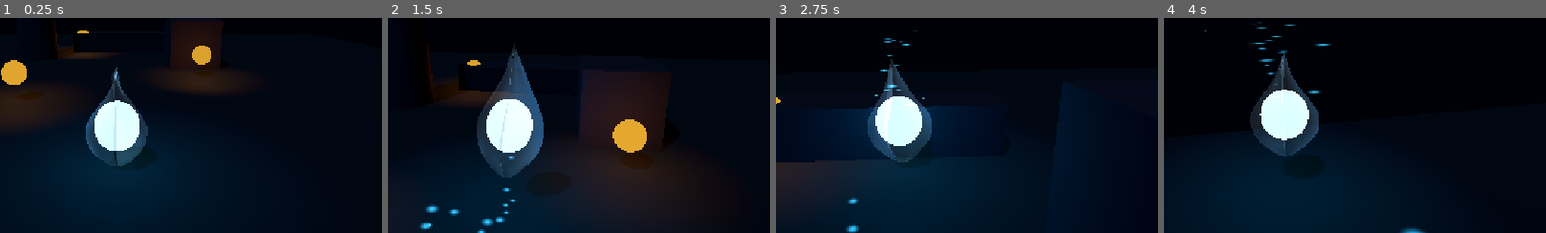
Above: before the commit, frames 1-4 (left to right).
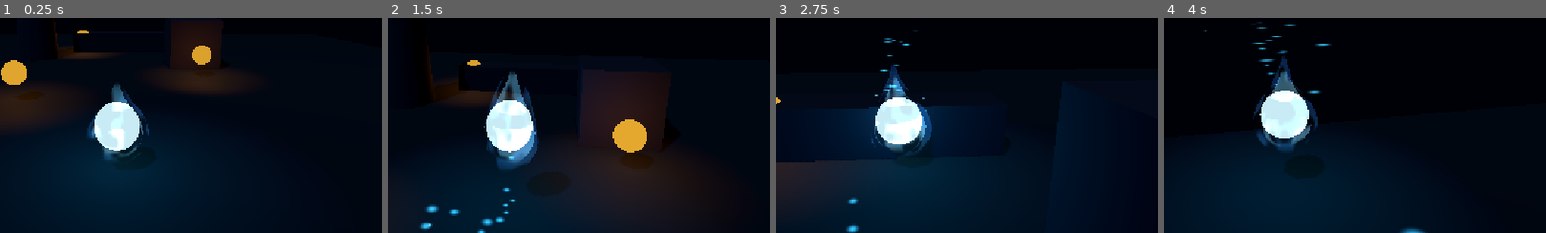
Above: after the commit, the same moments.

Repository: Snow-shino/GMTK2026
Game: Godot game, scene res://main.tscn
Same seed, same stepped clock (60 frames per second), same inputs: the game is played once before the commit and once after it.
Inputs (mouse positions are % of the whole screen's width and height, from its top left):
- Up to frame 1 (0.25 s): no input
- Up to frame 2 (1.5 s): move the mouse to (55, 50) at 0.52 s; hold W (move_forward) from 0.53 s (still down); tap Space (jump) at 0.6, 0.77, 1.07, 1.35 s; move the mouse to (45, 50) at 1.27 s
- Up to frame 3 (2.75 s): keep holding W (move_forward); tap Space (jump) at 1.52, 1.82, 2.1 s; move the mouse to (52, 48) at 2.02 s
- Up to frame 4 (4 s): keep holding W (move_forward); move the mouse to (49, 52) at 2.77 s; tap Space (jump) at 2.85, 3.02, 3.32, 3.6, 3.77 s; move the mouse to (57, 51) at 3.52 s
The pictures show only the part of the screen within x 34-84%, y 34-84%; the shares and areas given below are measured in that part.

The runs differ from the first frame. In frame 1, 2.7% of the frame differs, in the area x 22-39%, y 22-69%; in frame 2, 4.6%, in the area x 23-41%, y 12-75%; in frame 3, 3.0%; in frame 4, 2.7%.

Commit message:
Remove flame seam and break up shell silhouette

Diff:
--- a/gmtk-26/scenes/player.tscn
+++ b/gmtk-26/scenes/player.tscn
@@ -14,19 +14,49 @@
 shading_mode = 0
 albedo_color = Color(0.82, 0.96, 1, 1)
 metallic = 0.0
-roughness = 0.25
+roughness = 0.3
 emission_enabled = true
-emission = Color(0.62, 0.9, 1, 1)
-emission_energy_multiplier = 3.8
+emission = Color(0.68, 0.93, 1, 1)
+emission_energy_multiplier = 3.4
 
 [sub_resource type="SphereMesh" id="SphereMesh_wisp"]
 material = SubResource("Material_wisp")
 radius = 0.39
-height = 0.86
+height = 0.82
+
+[sub_resource type="ShaderMaterial" id="Material_inner_flame"]
+render_priority = 2
+shader = ExtResource("4_flame")
+shader_parameter/flame_speed_1 = 1.75
+shader_parameter/flame_speed_2 = 1.15
+shader_parameter/noise_scale_1 = 4.2
+shader_parameter/noise_scale_2 = 6.4
+shader_parameter/cutoff = 0.48
+shader_parameter/softness = 0.13
+shader_parameter/displacement_strength = 0.035
+shader_parameter/taper_strength = 0.76
+shader_parameter/top_stretch = 0.22
+shader_parameter/inner_color = Color(0.9, 0.985, 1, 1)
+shader_parameter/outer_color = Color(0.16, 0.76, 1, 1)
+shader_parameter/emission_strength = 4.2
+shader_parameter/opacity = 0.46
 
 [sub_resource type="ShaderMaterial" id="Material_flame"]
 render_priority = 1
 shader = ExtResource("4_flame")
+shader_parameter/flame_speed_1 = 1.2
+shader_parameter/flame_speed_2 = 0.72
+shader_parameter/noise_scale_1 = 4.8
+shader_parameter/noise_scale_2 = 7.6
+shader_parameter/cutoff = 0.57
+shader_parameter/softness = 0.1
+shader_parameter/displacement_strength = 0.085
+shader_parameter/taper_strength = 0.86
+shader_parameter/top_stretch = 0.34
+shader_parameter/inner_color = Color(0.34, 0.86, 1, 1)
+shader_parameter/outer_color = Color(0.025, 0.28, 1, 1)
+shader_parameter/emission_strength = 3.2
+shader_parameter/opacity = 0.3
 
 [sub_resource type="SphereMesh" id="SphereMesh_flame"]
 radius = 0.56
@@ -44,6 +74,7 @@
 scale_max = 0.16
 
 [sub_resource type="ShaderMaterial" id="Material_trail"]
+render_priority = 0
 shader = ExtResource("5_particle")
 shader_parameter/particle_color = Color(0.18, 0.72, 1, 0.82)
 shader_parameter/emission_strength = 4.0
@@ -65,6 +96,7 @@
 scale_max = 0.07
 
 [sub_resource type="ShaderMaterial" id="Material_ambient"]
+render_priority = 0
 shader = ExtResource("5_particle")
 shader_parameter/particle_color = Color(0.48, 0.88, 1, 0.58)
 shader_parameter/emission_strength = 2.6
@@ -93,12 +125,18 @@
 [node name="CoreMesh" type="MeshInstance3D" parent="VisualRoot" unique_id=1774211718]
 mesh = SubResource("SphereMesh_wisp")
 
-[node name="FlameShell" type="MeshInstance3D" parent="VisualRoot"]
+[node name="InnerFlame" type="MeshInstance3D" parent="VisualRoot"]
+unique_name_in_owner = true
+scale = Vector3(0.82, 0.86, 0.82)
+material_override = SubResource("Material_inner_flame")
+mesh = SubResource("SphereMesh_flame")
+
+[node name="FlameShell" type="MeshInstance3D" parent="VisualRoot" unique_id=311178076]
 unique_name_in_owner = true
 material_override = SubResource("Material_flame")
 mesh = SubResource("SphereMesh_flame")
 
-[node name="EmberTrail" type="GPUParticles3D" parent="VisualRoot"]
+[node name="EmberTrail" type="GPUParticles3D" parent="VisualRoot" unique_id=530556387]
 unique_name_in_owner = true
 amount = 48
 amount_ratio = 0.08
@@ -110,14 +148,14 @@
 process_material = SubResource("Particles_trail")
 draw_pass_1 = SubResource("QuadMesh_trail")
 
-[node name="AmbientSparks" type="GPUParticles3D" parent="VisualRoot"]
+[node name="AmbientSparks" type="GPUParticles3D" parent="VisualRoot" unique_id=1009128538]
 unique_name_in_owner = true
 amount = 12
 amount_ratio = 0.65
 lifetime = 2.6
 randomness = 0.8
+fixed_fps = 24
 visibility_aabb = AABB(-2, -2, -2, 4, 5, 4)
-fixed_fps = 24
 process_material = SubResource("Particles_ambient")
 draw_pass_1 = SubResource("QuadMesh_ambient")
 
--- a/gmtk-26/scripts/wisp_visual_animation.gd
+++ b/gmtk-26/scripts/wisp_visual_animation.gd
@@ -55,13 +55,16 @@
 var _visual_intensity := 0.0
 
 @onready var flame_shell: MeshInstance3D = %FlameShell
+@onready var inner_flame: MeshInstance3D = %InnerFlame
 @onready var ember_trail: GPUParticles3D = %EmberTrail
 @onready var ambient_sparks: GPUParticles3D = %AmbientSparks
 @onready var wisp_light: OmniLight3D = %WispLight
 
 var _flame_material: ShaderMaterial
+var _inner_flame_material: ShaderMaterial
 var _ember_material: ShaderMaterial
 var _base_flame_scale: Vector3
+var _base_inner_flame_scale: Vector3
 var _base_light_energy: float
 
 
@@ -73,8 +76,10 @@
 	_phase = randf_range(0.0, TAU)
 	_previous_grounded = _body.is_on_floor()
 	_base_flame_scale = flame_shell.scale
+	_base_inner_flame_scale = inner_flame.scale
 	_base_light_energy = wisp_light.light_energy
 	_flame_material = flame_shell.material_override as ShaderMaterial
+	_inner_flame_material = inner_flame.material_override as ShaderMaterial
 	_ember_material = ember_trail.draw_pass_1.surface_get_material(0) as ShaderMaterial
 	ember_trail.amount = maxi(maximum_emission_amount, 1)
 	ember_trail.lifetime = ember_lifetime
@@ -221,10 +226,13 @@
 	var flame_energy := 2.4 + _visual_intensity * 0.9 + jump_boost
 	if _flame_material:
 		_flame_material.set_shader_parameter("emission_strength", flame_energy)
-		_flame_material.set_shader_parameter("flicker_amount", 0.18 + _visual_intensity * 0.14)
+	if _inner_flame_material:
+		_inner_flame_material.set_shader_parameter("emission_strength", 4.2 + _visual_intensity * 0.65 + jump_boost)
 	var flame_stretch := 1.0 + _visual_intensity * 0.12 + clampf(_body.velocity.y / 18.0, -0.08, 0.18)
 	var target_flame_scale := _base_flame_scale * Vector3(1.0 - _visual_intensity * 0.03, flame_stretch, 1.0 - _visual_intensity * 0.03)
 	flame_shell.scale = flame_shell.scale.lerp(target_flame_scale, _smooth_weight(8.0, delta))
+	var target_inner_scale := _base_inner_flame_scale * Vector3(1.0 - _visual_intensity * 0.015, 1.0 + (flame_stretch - 1.0) * 0.7, 1.0 - _visual_intensity * 0.015)
+	inner_flame.scale = inner_flame.scale.lerp(target_inner_scale, _smooth_weight(9.0, delta))
 
 	var light_pulse := sin(_time * 2.3 + _phase) * 0.08
 	var target_light_energy := _base_light_energy * (1.0 + light_pulse + _visual_intensity * 0.22)
--- a/gmtk-26/shaders/wisp_flame.gdshader
+++ b/gmtk-26/shaders/wisp_flame.gdshader
@@ -1,65 +1,85 @@
 shader_type spatial;
 render_mode unshaded, blend_add, depth_draw_never, cull_back;
 
-uniform vec4 inner_color : source_color = vec4(0.82, 0.96, 1.0, 1.0);
-uniform vec4 outer_color : source_color = vec4(0.05, 0.55, 1.0, 1.0);
-uniform float emission_strength : hint_range(0.0, 8.0, 0.05) = 2.4;
-uniform float flame_speed : hint_range(0.0, 5.0, 0.05) = 1.15;
-uniform float distortion_strength : hint_range(0.0, 0.5, 0.005) = 0.18;
-uniform float noise_scale : hint_range(0.5, 12.0, 0.1) = 4.2;
-uniform float vertical_stretch : hint_range(0.5, 5.0, 0.05) = 2.2;
-uniform float edge_power : hint_range(0.2, 8.0, 0.05) = 2.8;
-uniform float opacity : hint_range(0.0, 1.0, 0.01) = 0.52;
-uniform float flicker_amount : hint_range(0.0, 1.0, 0.01) = 0.3;
+uniform float flame_speed_1 : hint_range(0.0, 5.0, 0.05) = 1.35;
+uniform float flame_speed_2 : hint_range(0.0, 5.0, 0.05) = 0.82;
+uniform float noise_scale_1 : hint_range(0.5, 12.0, 0.1) = 4.6;
+uniform float noise_scale_2 : hint_range(0.5, 12.0, 0.1) = 7.3;
+uniform float cutoff : hint_range(0.0, 1.0, 0.01) = 0.54;
+uniform float softness : hint_range(0.01, 0.4, 0.01) = 0.11;
+uniform float displacement_strength : hint_range(0.0, 0.3, 0.005) = 0.075;
+uniform float taper_strength : hint_range(0.0, 1.0, 0.01) = 0.82;
+uniform float top_stretch : hint_range(0.0, 0.8, 0.01) = 0.28;
+uniform vec4 inner_color : source_color = vec4(0.82, 0.97, 1.0, 1.0);
+uniform vec4 outer_color : source_color = vec4(0.04, 0.42, 1.0, 1.0);
+uniform float emission_strength : hint_range(0.0, 10.0, 0.05) = 3.0;
+uniform float opacity : hint_range(0.0, 1.0, 0.01) = 0.34;
 
-varying float vertex_noise;
-varying float height_mask;
+varying vec3 local_position;
+varying float vertex_flow;
+varying float local_height;
 
-float hash21(vec2 p) {
-	p = fract(p * vec2(123.34, 456.21));
-	p += dot(p, p + 45.32);
-	return fract(p.x * p.y);
+float hash31(vec3 p) {
+	return fract(sin(dot(p, vec3(127.1, 311.7, 74.7))) * 43758.5453);
 }
 
-float value_noise(vec2 p) {
-	vec2 cell = floor(p);
-	vec2 fraction = fract(p);
-	vec2 smooth_fraction = fraction * fraction * (3.0 - 2.0 * fraction);
-	float a = hash21(cell);
-	float b = hash21(cell + vec2(1.0, 0.0));
-	float c = hash21(cell + vec2(0.0, 1.0));
-	float d = hash21(cell + vec2(1.0, 1.0));
-	return mix(mix(a, b, smooth_fraction.x), mix(c, d, smooth_fraction.x), smooth_fraction.y);
+float noise3d(vec3 p) {
+	vec3 cell = floor(p);
+	vec3 f = fract(p);
+	f = f * f * (3.0 - 2.0 * f);
+	float n000 = hash31(cell + vec3(0.0, 0.0, 0.0));
+	float n100 = hash31(cell + vec3(1.0, 0.0, 0.0));
+	float n010 = hash31(cell + vec3(0.0, 1.0, 0.0));
+	float n110 = hash31(cell + vec3(1.0, 1.0, 0.0));
+	float n001 = hash31(cell + vec3(0.0, 0.0, 1.0));
+	float n101 = hash31(cell + vec3(1.0, 0.0, 1.0));
+	float n011 = hash31(cell + vec3(0.0, 1.0, 1.0));
+	float n111 = hash31(cell + vec3(1.0, 1.0, 1.0));
+	float x00 = mix(n000, n100, f.x);
+	float x10 = mix(n010, n110, f.x);
+	float x01 = mix(n001, n101, f.x);
+	float x11 = mix(n011, n111, f.x);
+	return mix(mix(x00, x10, f.y), mix(x01, x11, f.y), f.z);
 }
 
-float layered_noise(vec2 p) {
-	float result = value_noise(p) * 0.58;
-	result += value_noise(p * 2.07 + 7.3) * 0.28;
-	result += value_noise(p * 4.13 + 19.1) * 0.14;
-	return result;
+vec3 flow_position(vec3 position, float scale, float speed, vec3 offset) {
+	vec3 p = position * vec3(scale, scale * 0.58, scale);
+	p.y -= TIME * speed;
+	return p + offset;
 }
 
 void vertex() {
-	vec2 flame_uv = vec2(UV.x * noise_scale, UV.y * noise_scale / vertical_stretch - TIME * flame_speed);
-	vertex_noise = layered_noise(flame_uv);
 	float height = clamp(VERTEX.y / 1.45 + 0.5, 0.0, 1.0);
-	height_mask = smoothstep(0.04, 0.3, height) * (1.0 - smoothstep(0.92, 1.0, height));
-	float lower_rounding = mix(0.76, 1.0, smoothstep(0.0, 0.3, height));
-	float upper_taper = 1.0 - smoothstep(0.42, 1.0, height) * 0.9;
-	VERTEX.xz *= max(lower_rounding * upper_taper, 0.08);
-	VERTEX.y += pow(height, 3.0) * 0.32;
-	float flicker = (vertex_noise - 0.5) * distortion_strength * height_mask;
-	VERTEX += NORMAL * flicker * 0.55;
-	VERTEX.x += flicker * (0.65 + height) + sin(TIME * flame_speed * 2.1 + height * 11.0) * flicker_amount * height * 0.035;
-	VERTEX.z += cos(TIME * flame_speed * 1.7 + height * 8.0) * flicker_amount * height * 0.022;
+	float broad_base = mix(0.76, 1.0, smoothstep(0.02, 0.3, height));
+	float top_taper = 1.0 - smoothstep(0.34, 1.0, height) * taper_strength;
+	VERTEX.xz *= max(broad_base * top_taper, 0.08);
+
+	float flow_1 = noise3d(flow_position(VERTEX, noise_scale_1, flame_speed_1, vec3(0.0)));
+	float flow_2 = noise3d(flow_position(VERTEX, noise_scale_2, flame_speed_2, vec3(5.2, 11.7, -3.4)));
+	vertex_flow = flow_1 * 0.68 + flow_2 * 0.32;
+	float upper_influence = smoothstep(0.12, 0.88, height);
+	float displacement = (vertex_flow - 0.5) * displacement_strength * upper_influence;
+	VERTEX += NORMAL * displacement;
+	VERTEX.x += (flow_1 - flow_2) * displacement_strength * upper_influence * 0.55;
+	VERTEX.y += pow(height, 2.4) * top_stretch * (0.72 + flow_1 * 0.28);
+
+	local_position = VERTEX;
+	local_height = height;
 }
 
 void fragment() {
-	float fresnel = pow(1.0 - clamp(dot(normalize(NORMAL), normalize(VIEW)), 0.0, 1.0), edge_power);
-	float animated_noise = smoothstep(0.2, 0.82, vertex_noise + sin(TIME * flame_speed * 1.7) * flicker_amount * 0.08);
-	float flame_mask = mix(0.52, 1.0, animated_noise) * (0.72 + height_mask * 0.28);
-	vec3 flame_color = mix(inner_color.rgb, outer_color.rgb, clamp(animated_noise * 0.55 + fresnel * 0.22, 0.0, 1.0));
-	ALBEDO = flame_color;
-	EMISSION = flame_color * emission_strength * (0.8 + animated_noise * flicker_amount);
-	ALPHA = opacity * flame_mask * (0.32 + animated_noise * 0.5 + fresnel * 0.18);
+	float flow_1 = noise3d(flow_position(local_position, noise_scale_1, flame_speed_1, vec3(0.0)));
+	float flow_2 = noise3d(flow_position(local_position, noise_scale_2, flame_speed_2, vec3(5.2, 11.7, -3.4)));
+	float broken_flow = flow_1 * 0.72 + flow_2 * 0.42 - abs(flow_1 - flow_2) * 0.24;
+	broken_flow += (local_height - 0.5) * 0.08;
+	float tongues = smoothstep(cutoff - softness, cutoff + softness, broken_flow);
+	float bottom_fade = smoothstep(0.08, 0.3, local_height);
+	float tip_fade = 1.0 - smoothstep(0.94, 1.0, local_height);
+	float vertical_mask = bottom_fade * tip_fade;
+	float fresnel = pow(1.0 - clamp(dot(normalize(NORMAL), normalize(VIEW)), 0.0, 1.0), 3.5);
+	float flame_mask = tongues * vertical_mask;
+	vec3 color = mix(inner_color.rgb, outer_color.rgb, clamp(flow_2 * 0.55 + local_height * 0.28, 0.0, 1.0));
+	ALBEDO = color;
+	EMISSION = color * emission_strength * (0.85 + flow_1 * 0.35);
+	ALPHA = opacity * flame_mask * (0.92 + fresnel * 0.08);
 }
Not shown: 1 places in gmtk-26/scenes/player.tscn that only renumber resources
